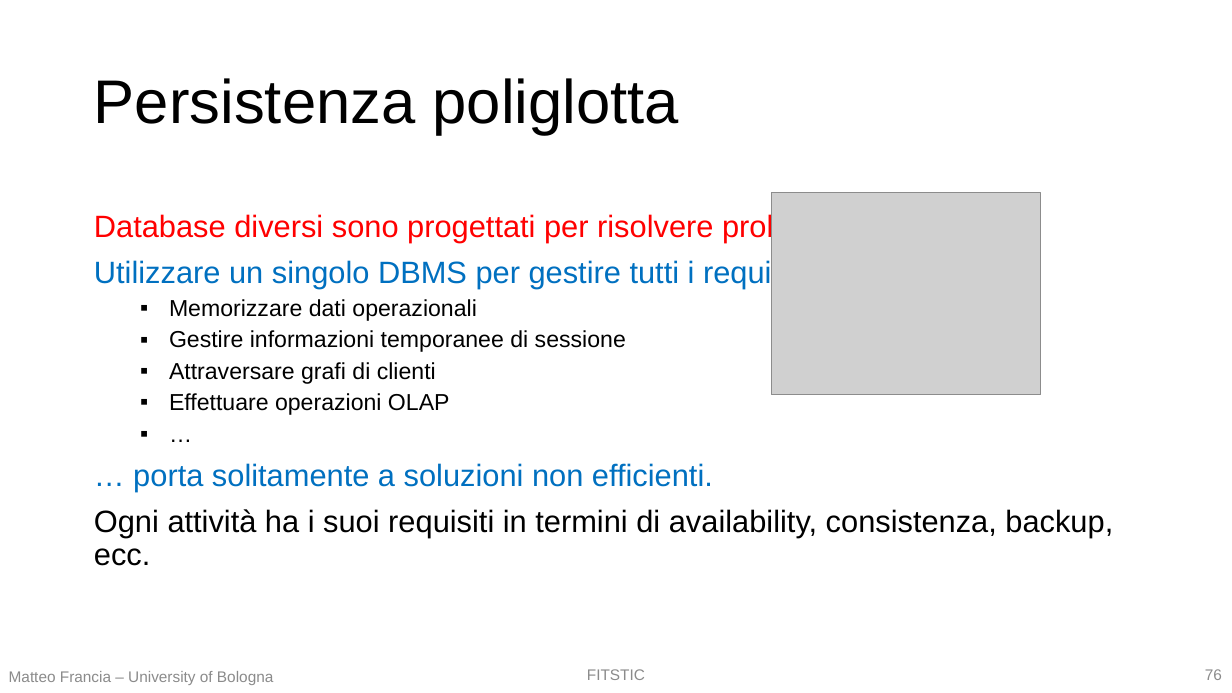
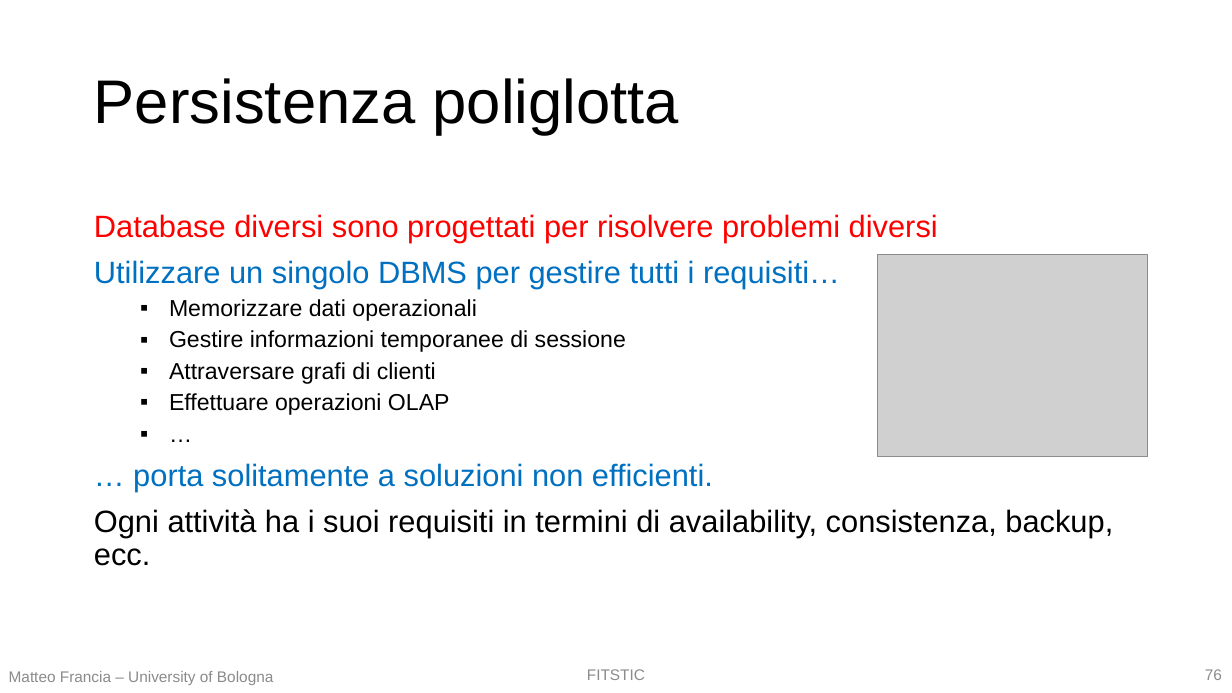
Before and after one commit to w4bo/teaching-nosql, a slide deck: slide 76 of slides/01 - T1 - I database NoSQL.pptx. Drawn at 1232x693 pixels with LibreOffice and Linux fonts; fonts in the diff are those of the drawing; grey boxes stand for pictures. Boxes give left, top, right and bottom in pixels: in the first picture for what was removed or moved away, otherwise in the second. Text is boxed around its words. In the diff, an @@ line names an element or a change of style, - is before the commit and + after.

```diff
--- a/slides/01 - T1 - I database NoSQL.pptx
+++ b/slides/01 - T1 - I database NoSQL.pptx
@@ text at (x1=94, y1=260, x2=840, y2=289): spaces changed @@
-Utilizzare un singolo DBMS per gestire tutti i requisiti …
+Utilizzare un singolo DBMS per gestire tutti i requisiti…
@@ picture moved from (x1=772, y1=193, x2=1042, y2=396) to (x1=878, y1=254, x2=1148, y2=457) @@
```
Also in this commit, not shown: 3 other slides changed, 5 other files.
